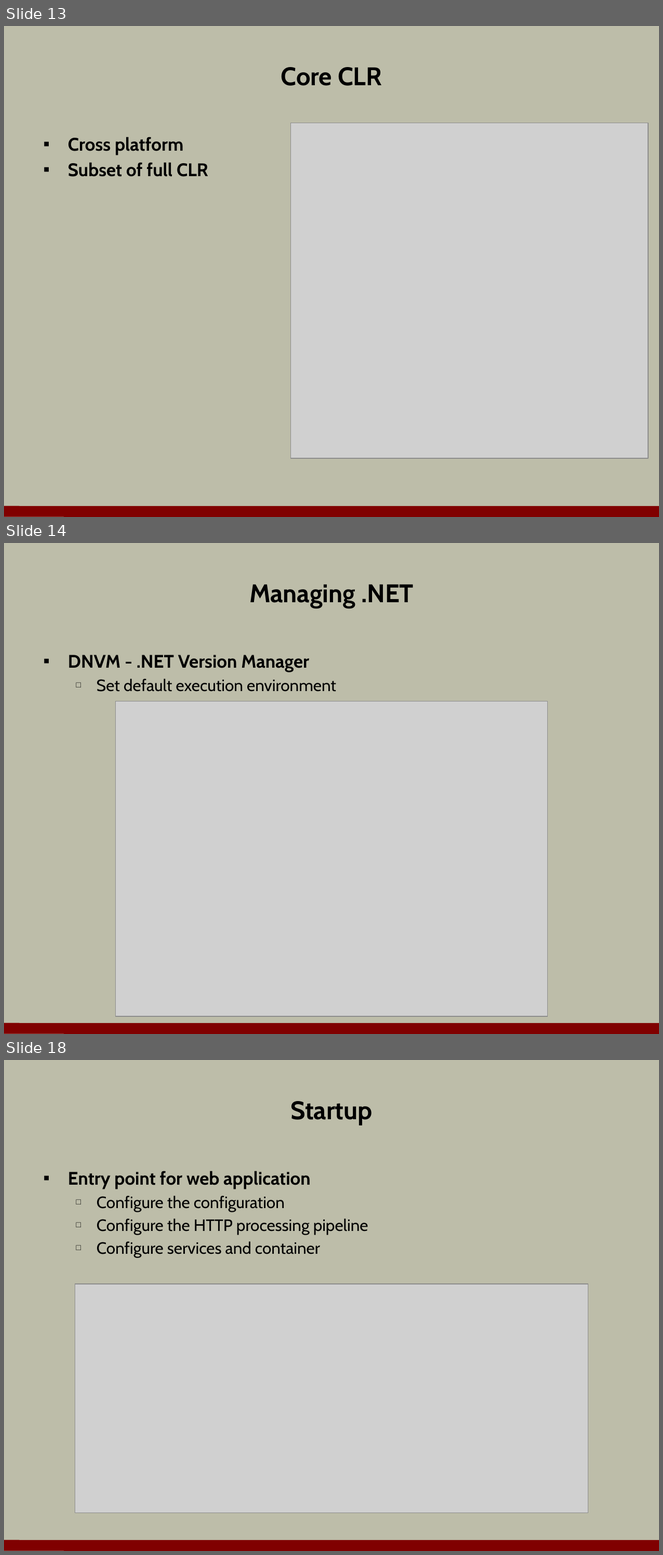
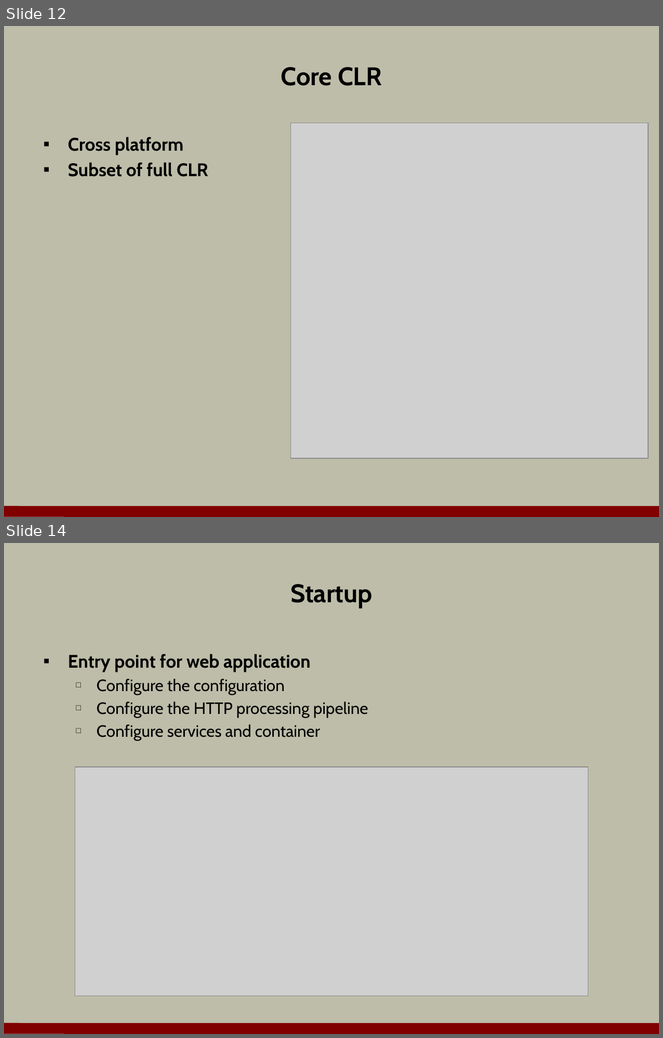
Before and after one commit to OdeToCode/classes, a slide deck: aspnet5/slides/01_Overview.pptx. Shown one above the other, each under a label of ours: slides 13, 14 and 18 before the commit, slides 12 and 14 after it; the slides between them are not shown. The pictures are 663x1555 and 663x1038 pixels, drawn with LibreOffice and Linux fonts; fonts in the diff are those of the drawing; grey boxes stand for pictures; background and template pictures are left out. Boxes give left, top, right and bottom in pixels: in the first picture for what was removed or moved away, otherwise in the second. Text is boxed around its words. In the diff, an @@ line names an element or a change of style, - is before the commit and + after.

```diff
--- a/aspnet5/slides/01_Overview.pptx
+++ b/aspnet5/slides/01_Overview.pptx
@@ slide 14 removed at box(4, 543, 659, 1034), background #BDBDA9; not listed: 1 template element that a slide beside it also shows @@
@@ title removed at box(249, 584, 414, 608) @@
-Managing .NET
@@ text removed at box(68, 655, 336, 692) @@
-▪ DNVM - .NET Version Manager
-  □ Set default execution environment
@@ picture removed at box(115, 702, 548, 1017) @@
@@ what was slide 13 is now slide 12 @@
@@ what was slide 18 is now slide 14 @@
```
Also in this commit, not shown: 8 slides changed, 3 other slides removed, 2 other files.
